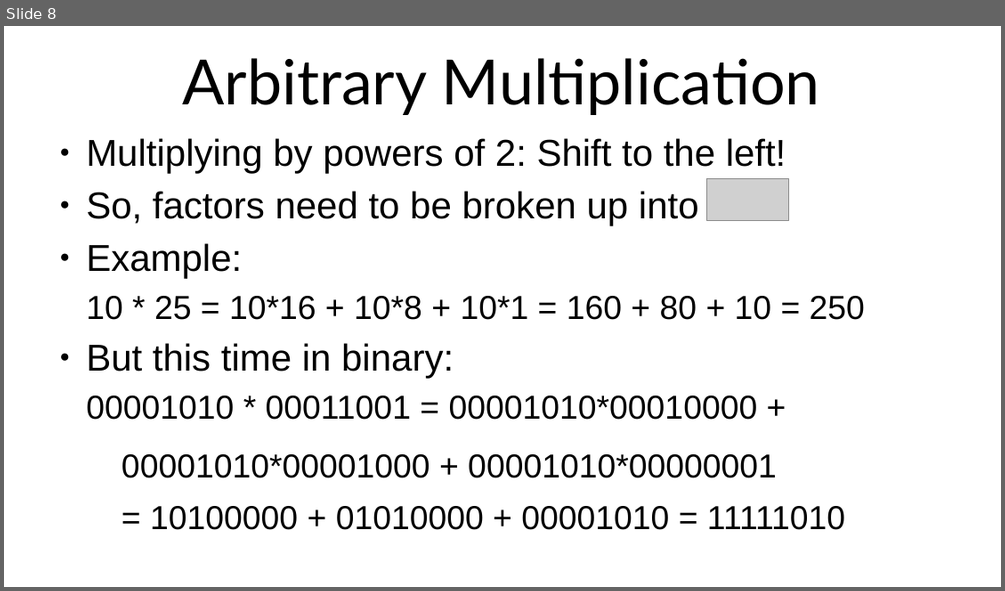
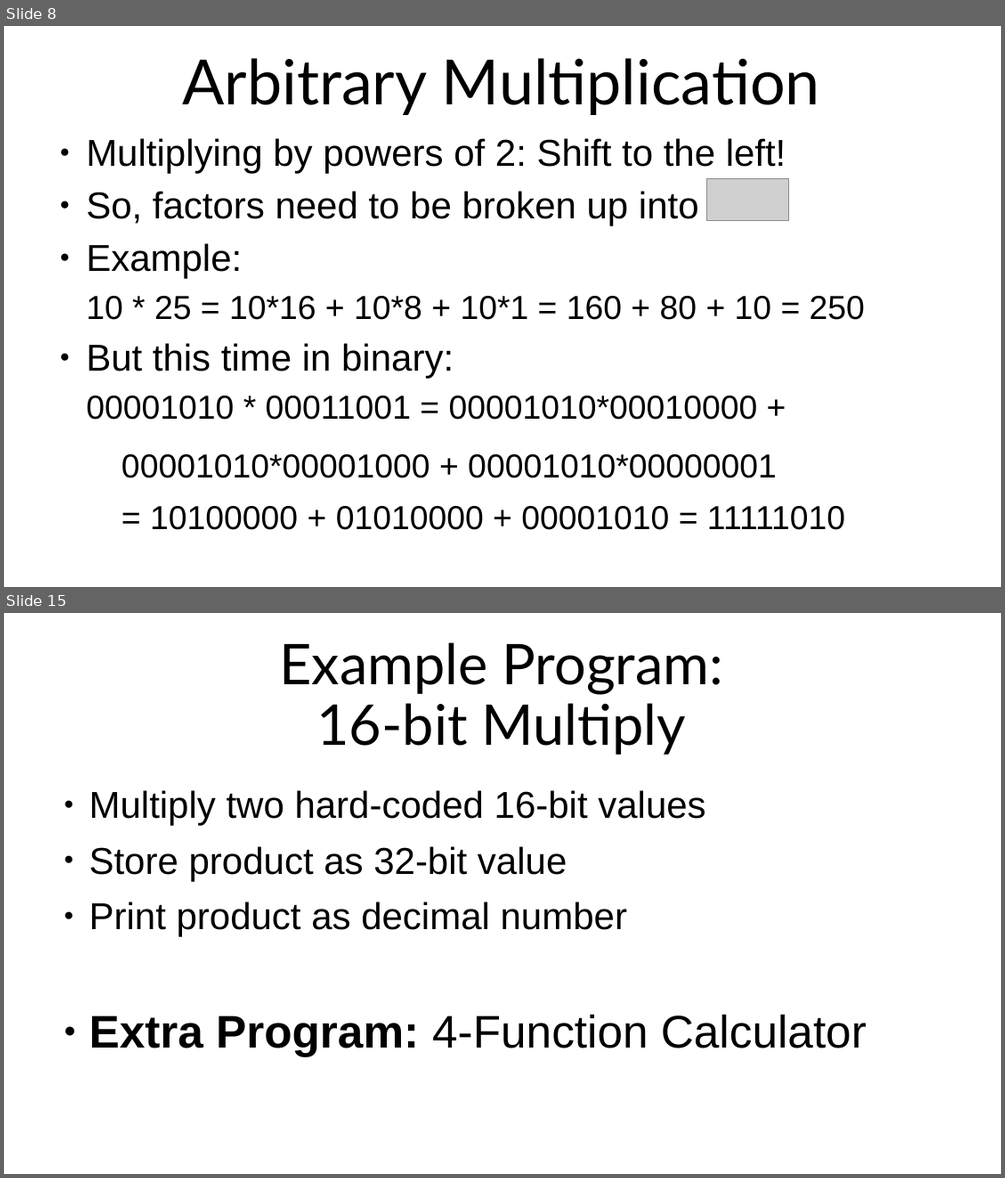
Before and after one commit to SlithyMatt/x16-assembly-tutorial, a slide deck: Lesson11/Lesson11.odp. Shown one above the other, each under a label of ours: slide 8 before the commit, slides 8 and 15 after it; the slides between them are not shown. The pictures are 1005x591 and 1005x1178 pixels, drawn with LibreOffice and Linux fonts; fonts in the diff are those of the drawing; grey boxes stand for pictures. Boxes give left, top, right and bottom in pixels: in the first picture for what was removed or moved away, otherwise in the second. Text is boxed around its words. In the diff, an @@ line names an element or a change of style, - is before the commit and + after.

```diff
--- a/Lesson11/Lesson11.odp
+++ b/Lesson11/Lesson11.odp
@@ slide 15 added at (4,613,1001,1174), background #FFFFFF @@
@@ title added at (279,642,723,755), 54 pt, text #000000 @@
+Example Program:
+16-bit Multiply
@@ text added at (89,790,866,1057), 36 pt, text #000000 @@
+● Multiply two hard-coded 16-bit values
+● Store product as 32-bit value
+● Print product as decimal number
+● Extra Program: 4-Function Calculator
```
Also in this commit, not shown: 1 slide changed, 5 other slides added, 1 slide removed, 1 other file.
